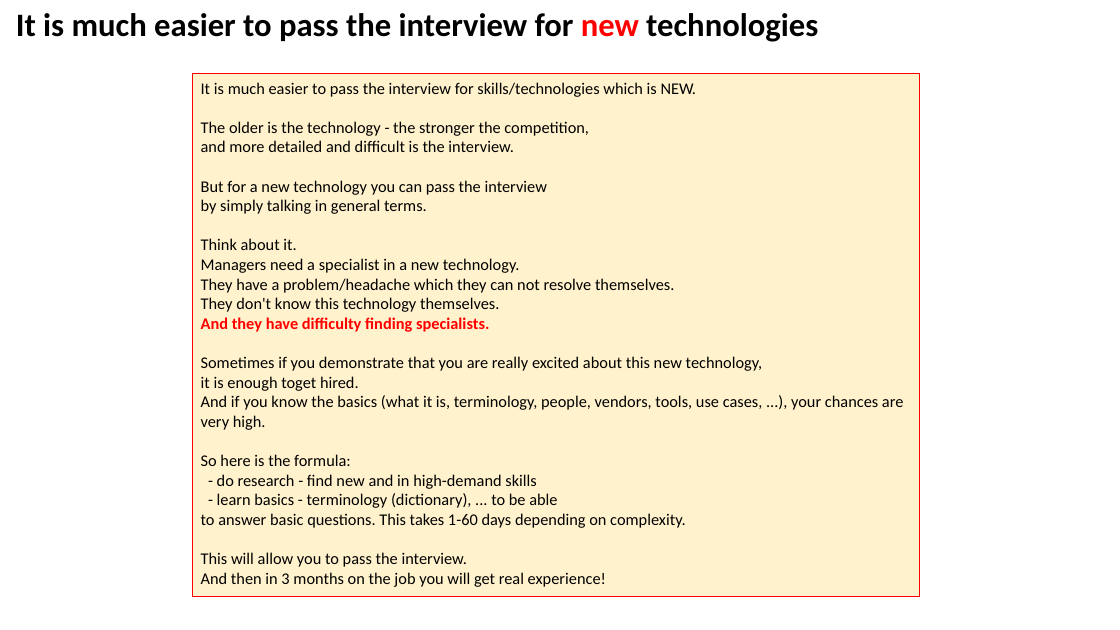
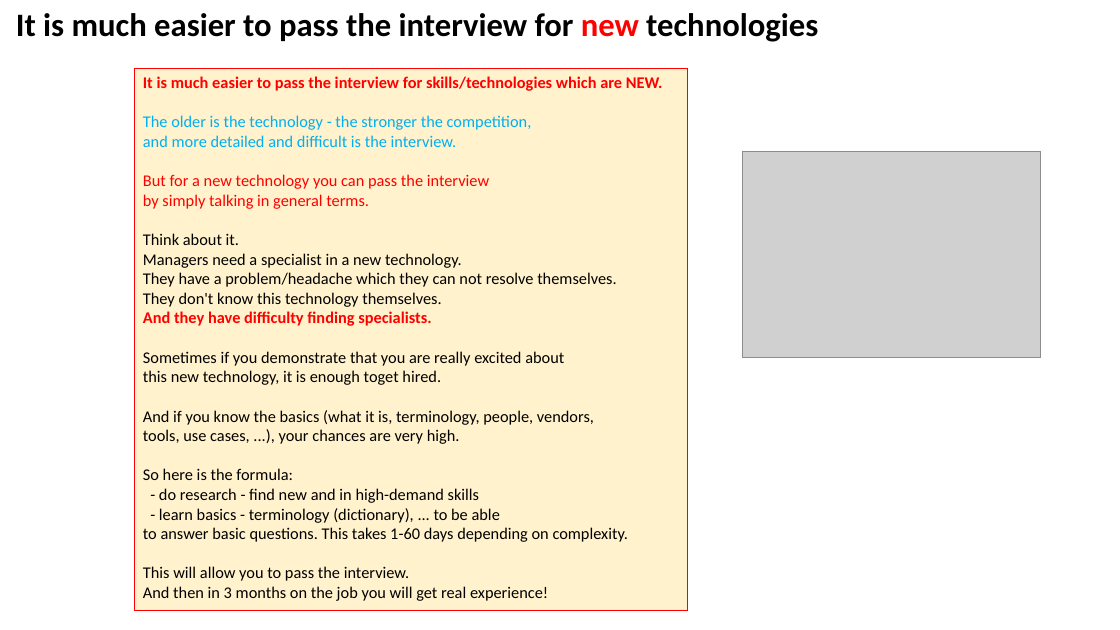
Before and after one commit to lselector/marketing, a slide deck: slide 8 of Job_Searching.pptx. Drawn at 1120x630 pixels with LibreOffice and Linux fonts; fonts in the diff are those of the drawing; grey boxes stand for pictures. Boxes give left, top, right and bottom in pixels: in the first picture for what was removed or moved away, otherwise in the second. Text is boxed around its words. In the diff, an @@ line names an element or a change of style, - is before the commit and + after.

```diff
--- a/Job_Searching.pptx
+++ b/Job_Searching.pptx
@@ rectangle "It is much easier to ...": place and size @@
-rectangle "It is much easier to ..." at (192, 74, 920, 597)
+rectangle "It is much easier to ..." at (134, 68, 687, 611)
@@ text in rectangle at (143, 76, 663, 91): text changed; text colour #000000 to #FF0000; bold on @@
-It is much easier to pass the interview for skills/technologies which is NEW.
+It is much easier to pass the interview for skills/technologies which are NEW.
@@ text in rectangle at (143, 115, 532, 209): text colour #000000 to #00B0F0 in "The older is the technology - the ...", "and more detailed and difficult is the ..."; text colour #000000 to #FF0000 in "But for a new technology you can ...", "by simply talking in general terms." @@
@@ picture added at (743, 151, 1041, 358) @@
@@ text in rectangle at (143, 351, 594, 444): text changed @@
-Sometimes if you demonstrate that you are really excited about this new technology,
-it is enough toget hired.
-And if you know the basics (what it is, terminology, people, vendors, tools, use cases, ...), your chances are very high.
+Sometimes if you demonstrate that you are really excited about
+this new technology, it is enough toget hired.
+And if you know the basics (what it is, terminology, people, vendors,
+tools, use cases, ...), your chances are very high.
```
Also in this commit, not shown: 10 other slides changed, 2 slides added.
